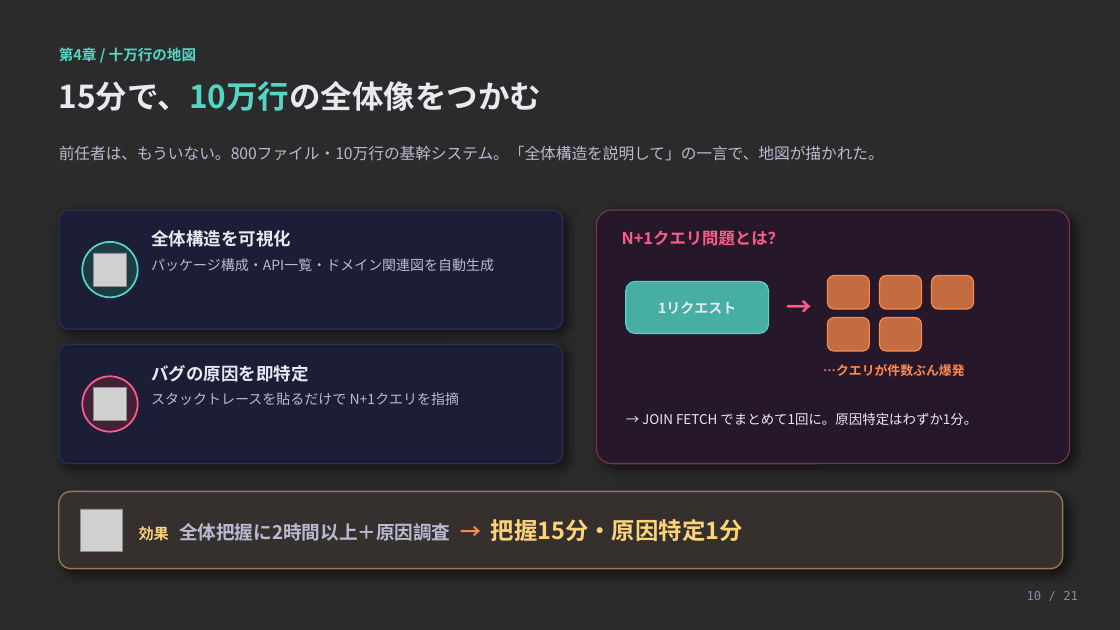
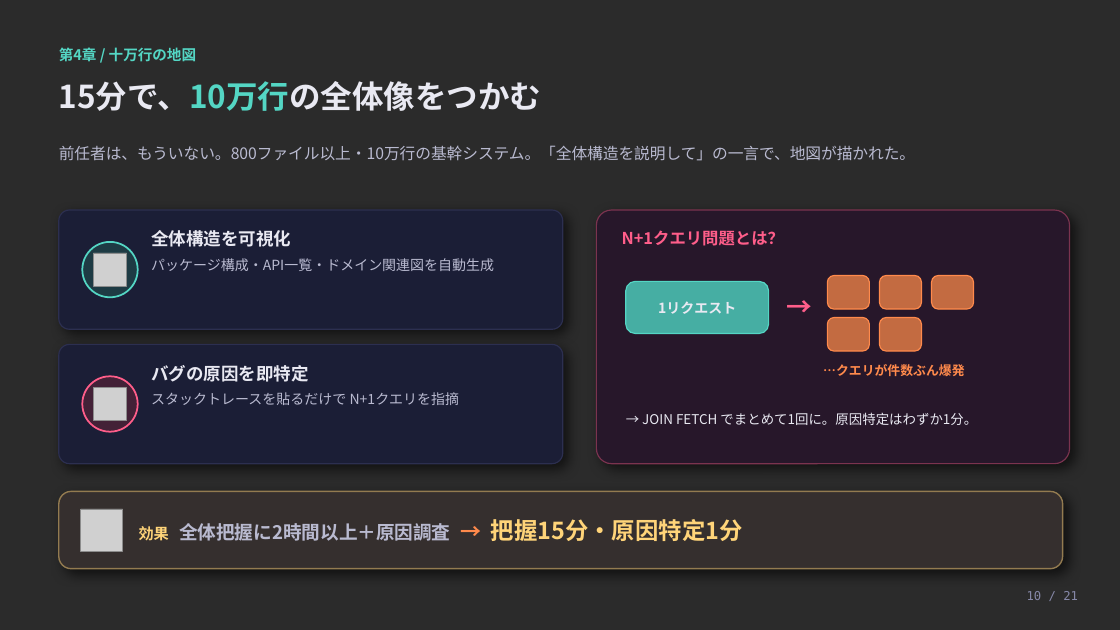
Before and after one commit to parts-kawabata/git-training, a slide deck: slide 10 of Claude Code 紹介プレゼン_20分版.pptx. Drawn at 1120x630 pixels with LibreOffice and Linux fonts; fonts in the diff are those of the drawing; grey boxes stand for pictures; background and template pictures are left out; a plain dark background stands for a picture behind light text. Boxes give left, top, right and bottom in pixels: in the first picture for what was removed or moved away, otherwise in the second. Text is boxed around its words. In the diff, an @@ line names an element or a change of style, - is before the commit and + after.

```diff
--- a/Claude Code 紹介プレゼン_20分版.pptx
+++ b/Claude Code 紹介プレゼン_20分版.pptx
@@ text at (59, 145, 915, 161): text changed @@
-前任者は、もういない。800ファイル・10万行の基幹システム。「全体構造を説明して」の一言で、地図が描かれた。
+前任者は、もういない。800ファイル以上・10万行の基幹システム。「全体構造を説明して」の一言で、地図が描かれた。
```
Also in this commit, not shown: 1 other slide changed.
